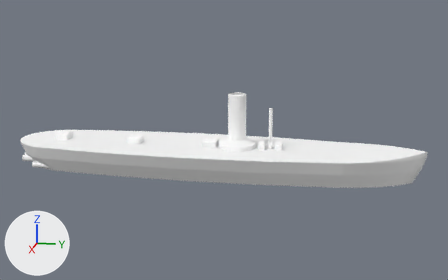
A saved change to the FBX model Assets/World objects/Ships_raw/terran - destroyer Roanoke.fbx.
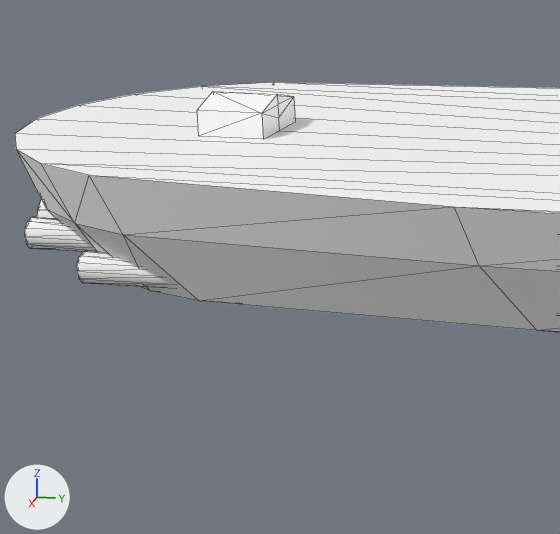
Each version appears first whole from a 50 mm lens placed at (28.11, 7.69, 7.33), pointed at (-0.02, 2.07, 0.3), and next in a close-up on the part from 4% to 27% of the width and 41% to 77% of the height. The axes (+X, +Y, +Z) are drawn at lower left. The lights are the same throughout. The close-ups show mesh edges as thin lines. Vertices at the same position are counted once.

Objects in the first close-up: 'instance_0'.
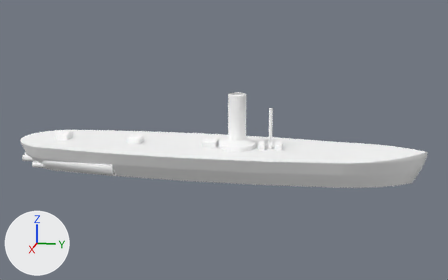
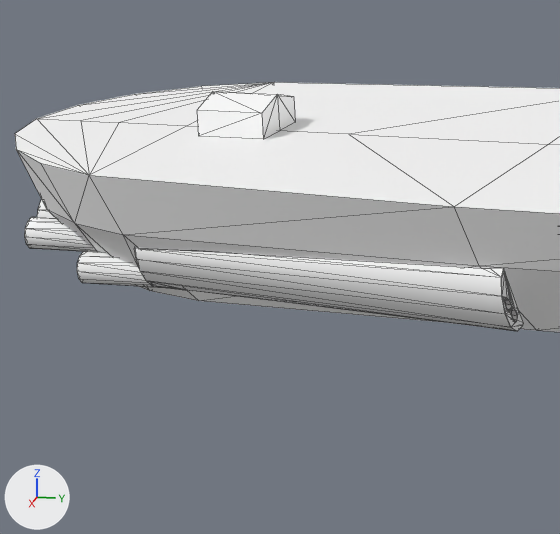
Location of each change, (x1, y1, x2, y2) in pixels of the close-ups (560 x 534 px):
part 1 of me_id4, added: after (505, 298, 511, 312)
part 2 of me_id4, added: after (511, 309, 517, 322)
part 3 of me_id4, built on: before (25, 94, 295, 251); after (25, 82, 560, 331)

Edits to the bpy script that builds the scene:
```text
Change me_id4:
    used by ob_instance_0; location = (0.0, 0.0, 0.0)
    remove me_id4.from_pydata(...)  # 704 vertices, 1242 faces; spans x -2.4..2.4, y -8.2..11.3, z -1.3..2.5
    add me_id4.from_pydata(...)  # 920 vertices, 1472 faces; spans x -2.4..2.4, y -8.2..11.3, z -1.3..2.5
    me_id4 part 1: a new loose piece of 21 vertices spanning x 1.8..2.0, y -3.1..-2.8, z -1.0..-0.9, in mat_material (white #ffffff)
    me_id4 part 2: a new loose piece of 20 vertices spanning x 1.7..1.9, y -3.1..-2.8, z -1.2..-1.0, in mat_material (white #ffffff)
    me_id4 part 3: 15 vertices moved within x -1.3..1.3, y -7.9..4.2, z -1.1..1.9; 20 vertices removed from x 0.0, y -6.4..4.8, z 0.1..0.2; 154 vertices added at x -2.1..2.1, y -7.8..10.1, z -1.3..0.0
```
